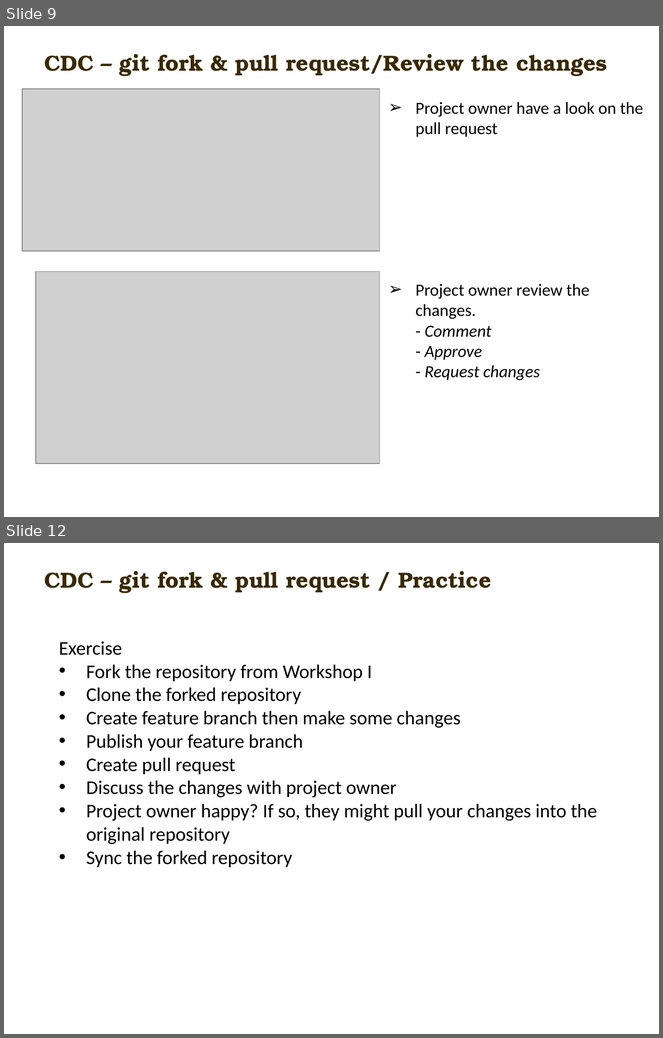
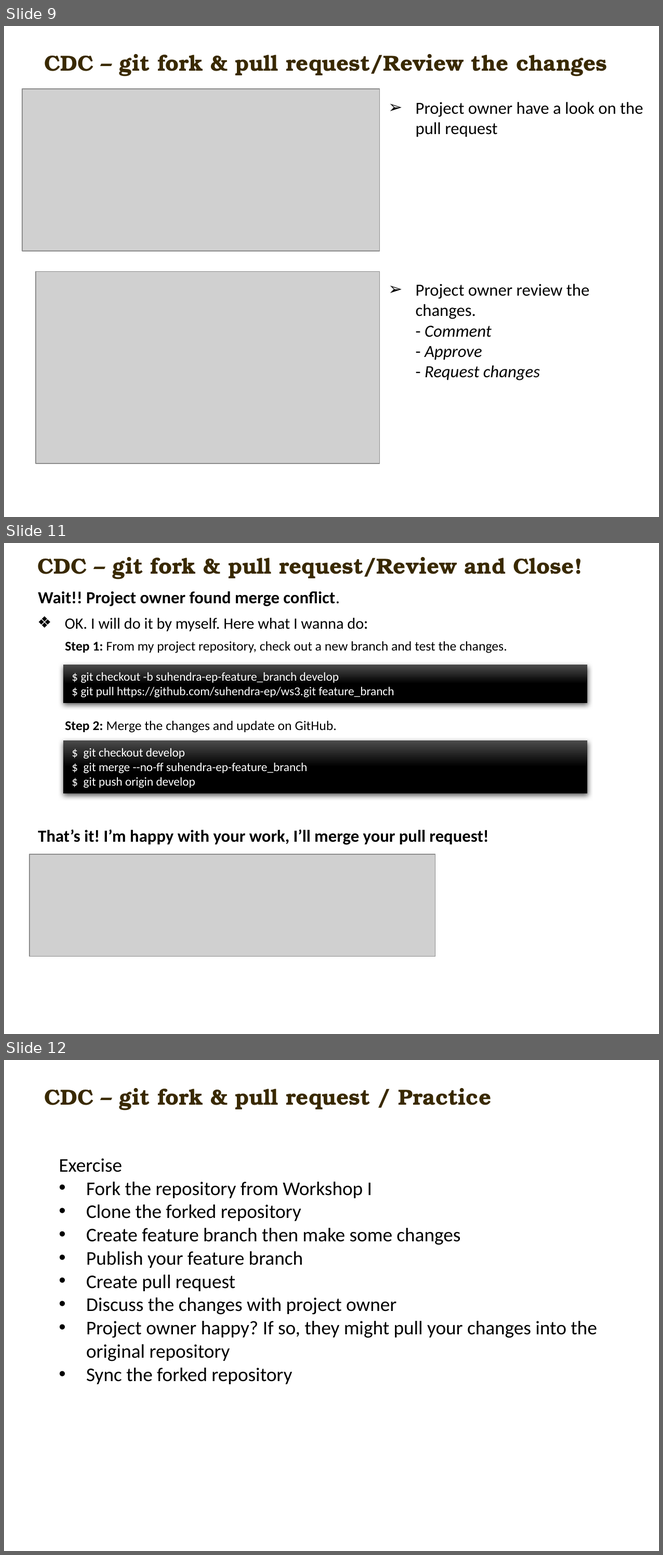
Before and after one commit to carlmitrais/wisdom, a slide deck: cdc_git_ws3.pptx. Shown one above the other, each under a label of ours: slides 9 and 12 before the commit, slides 9, 11 and 12 after it; the slides between them are not shown. The pictures are 663x1038 and 663x1555 pixels, drawn with LibreOffice and Linux fonts; fonts in the diff are those of the drawing; grey boxes stand for pictures; background and template pictures are left out. Boxes give left, top, right and bottom in pixels: in the first picture for what was removed or moved away, otherwise in the second. Text is boxed around its words. In the diff, an @@ line names an element or a change of style, - is before the commit and + after.

Commit message:
Add steps to resolve conflict for contributor

```diff
--- a/cdc_git_ws3.pptx
+++ b/cdc_git_ws3.pptx
@@ slide 11 added at (4, 543, 659, 1034), background picture (left out) @@
@@ text added at (37, 557, 582, 579), 18 pt, text #392900, bold @@
+CDC – git fork & pull request/Review and Close!
@@ text added at (38, 591, 340, 606), 14 pt, text #000000, bold @@
+Wait!! Project owner found merge conflict.
@@ text added at (65, 618, 364, 631), 13 pt, text #000000 @@
+❖ OK. I will do it by myself. Here what I wanna do:
@@ text added at (65, 641, 507, 653), 11 pt, text #000000 @@
+Step 1: From my project repository, check out a new branch and test the changes.
@@ rectangle added at (63, 665, 587, 704), fill gradient #4B4B4B to #000000, 10 pt, text #FFFFFF @@
+$ git checkout -b suhendra-ep-feature_branch develop
+$ git pull https://github.com/suhendra-ep/ws3.git feature_branch
@@ text added at (65, 721, 337, 733), 11 pt, text #000000 @@
+Step 2: Merge the changes and update on GitHub.
@@ rectangle added at (63, 741, 587, 794), fill gradient #4B4B4B to #000000, 10 pt, text #FFFFFF @@
+$ git checkout develop
+$ git merge --no-ff suhendra-ep-feature_branch
+$ git push origin develop
@@ text added at (38, 830, 489, 845), 14 pt, text #000000, bold @@
+That’s it! I’m happy with your work, I’ll merge your pull request!
@@ picture added at (29, 855, 436, 957) @@
```
Also in this commit, not shown: 1 slide changed, 1 slide removed.
